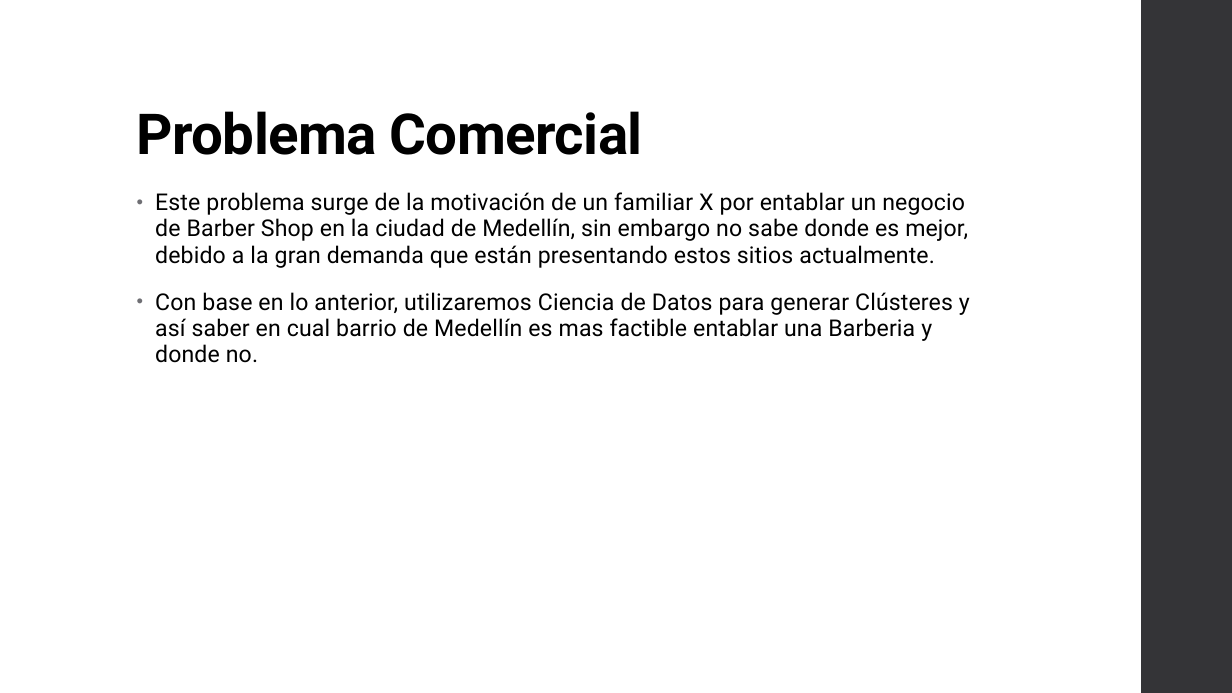
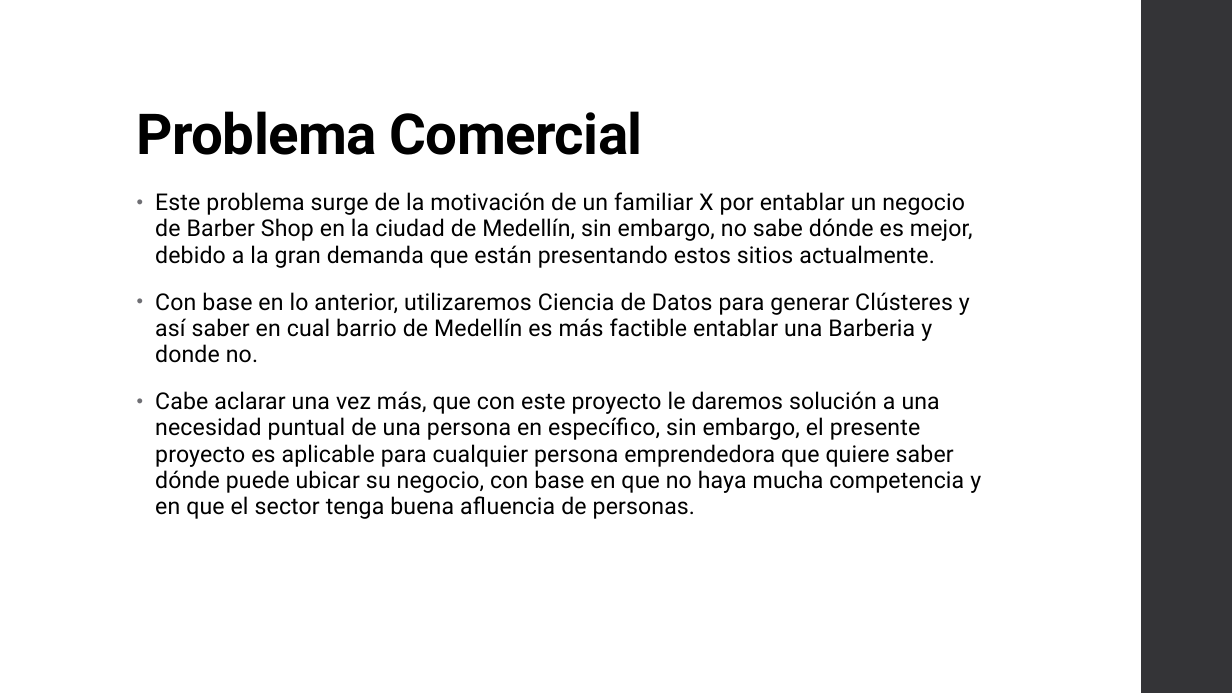
Before and after one commit to Sergioc2020/Coursera_Capstone, a slide deck: slide 4 of Proyecto Capstone - La Batalla de los Vecindarios.pptx. Drawn at 1232x693 pixels with LibreOffice and Linux fonts; fonts in the diff are those of the drawing. Boxes give left, top, right and bottom in pixels: in the first picture for what was removed or moved away, otherwise in the second. Text is boxed around its words. In the diff, an @@ line names an element or a change of style, - is before the commit and + after.

```diff
--- a/Proyecto Capstone - La Batalla de los Vecindarios.pptx
+++ b/Proyecto Capstone - La Batalla de los Vecindarios.pptx
@@ text at [155,192,981,519]: text changed @@
-• Este problema surge de la motivación de un familiar X por entablar un negocio de Barber Shop en la ciudad de Medellín, sin embargo no sabe donde es mejor, debido a la gran demanda que están presentando estos sitios actualmente.
-• Con base en lo anterior, utilizaremos Ciencia de Datos para generar Clústeres y así saber en cual barrio de Medellín es mas factible entablar una Barberia y donde no.
+• Este problema surge de la motivación de un familiar X por entablar un negocio de Barber Shop en la ciudad de Medellín, sin embargo, no sabe dónde es mejor, debido a la gran demanda que están presentando estos sitios actualmente.
+• Con base en lo anterior, utilizaremos Ciencia de Datos para generar Clústeres y así saber en cual barrio de Medellín es más factible entablar una Barberia y donde no.
+• Cabe aclarar una vez más, que con este proyecto le daremos solución a una necesidad puntual de una persona en específico, sin embargo, el presente proyecto es aplicable para cualquier persona emprendedora que quiere saber dónde puede ubicar su negocio, con base en que no haya mucha competencia y en que el sector tenga buena afluencia de personas.
```
Also in this commit, not shown: 8 other slides changed.
